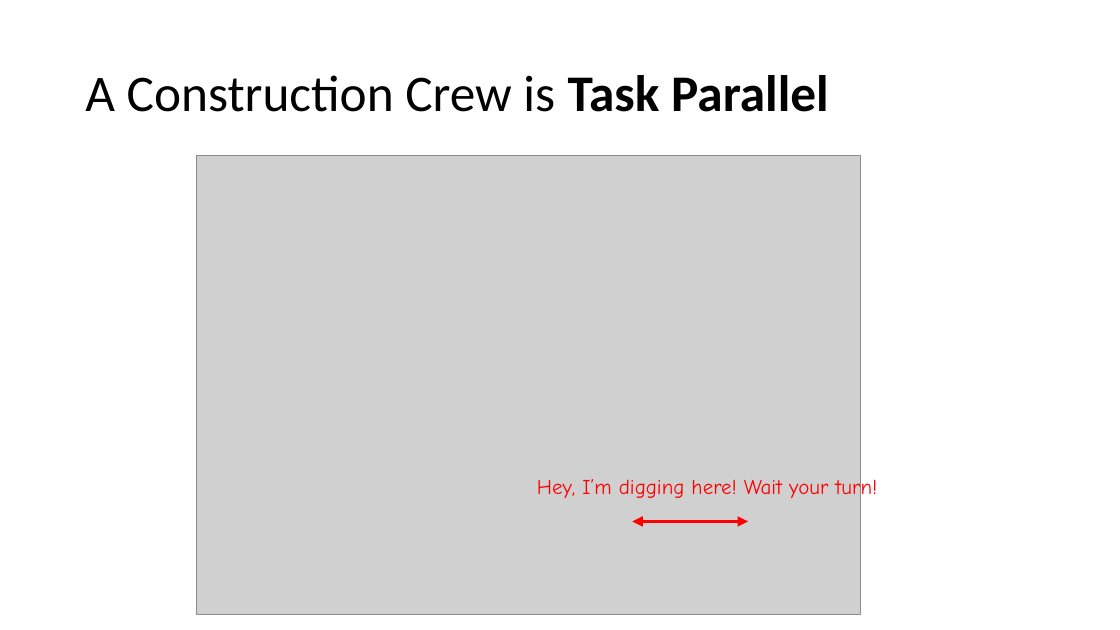
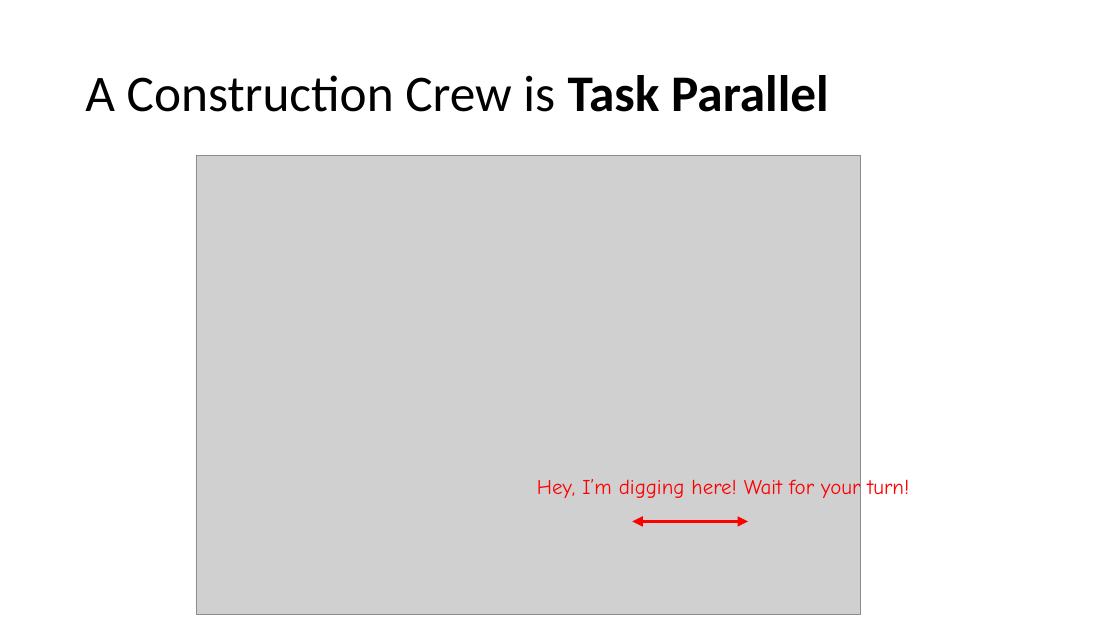
Before and after one commit to morgan3d/advanced-ray-tracing-course, a slide deck: slide 10 of parallel-path-tracing.pptx. Drawn at 1120x630 pixels with LibreOffice and Linux fonts; fonts in the diff are those of the drawing; grey boxes stand for pictures. Boxes give left, top, right and bottom in pixels: in the first picture for what was removed or moved away, otherwise in the second. Text is boxed around its words. In the diff, an @@ line names an element or a change of style, - is before the commit and + after.

```diff
--- a/parallel-path-tracing.pptx
+++ b/parallel-path-tracing.pptx
@@ text at (x1=537, y1=479, x2=909, y2=498): text changed @@
-Hey, I’m digging here! Wait your turn!
+Hey, I’m digging here! Wait for your turn!
```
Also in this commit, not shown: 4 other slides changed, 2 other files.
